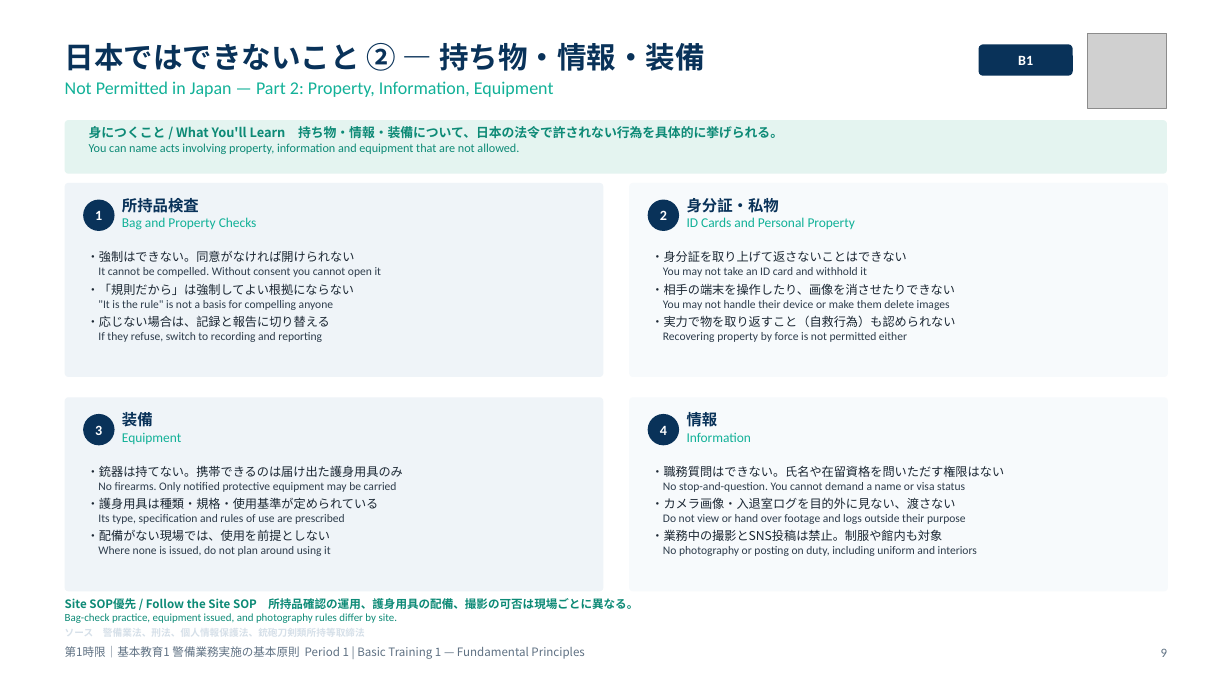
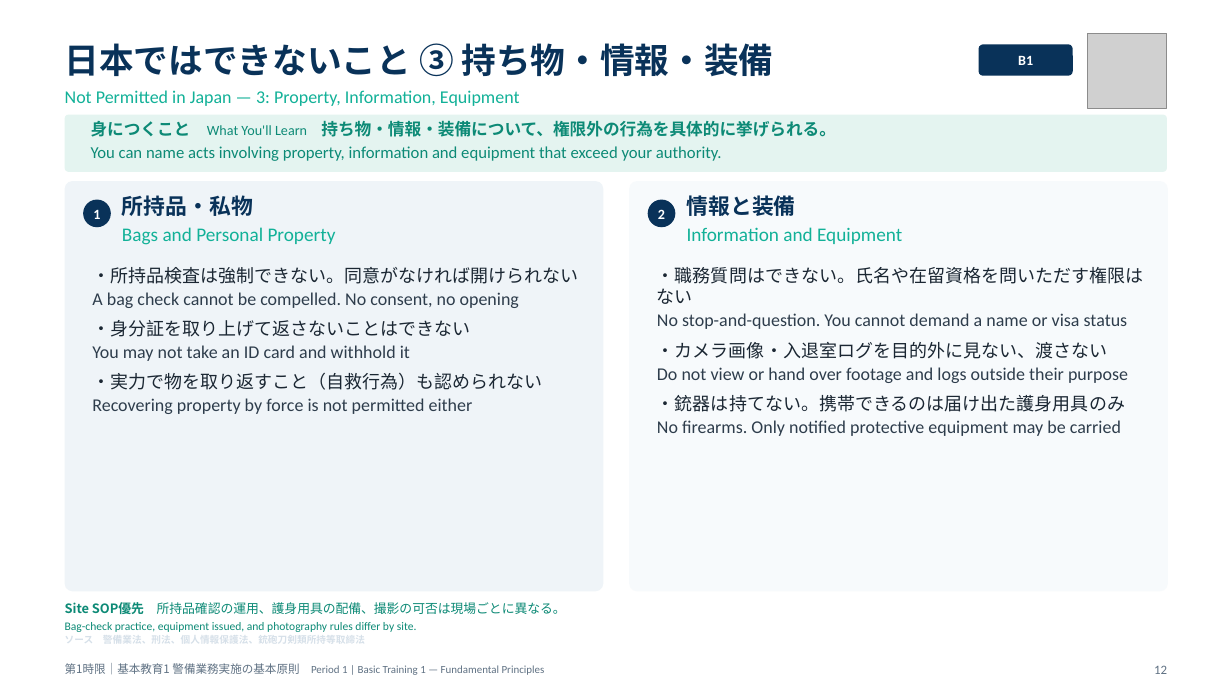
Before and after one commit to hrsmhiroshi-cpu/Training-, a slide deck: slide 12 of 新任講習/out/01_1限_警備業務実施の基本原則.pptx (slide 9 before the commit). Drawn at 1232x693 pixels with LibreOffice and Linux fonts; fonts in the diff are those of the drawing; grey boxes stand for pictures. Boxes give left, top, right and bottom in pixels: in the first picture for what was removed or moved away, otherwise in the second. Text is boxed around its words. In the diff, an @@ line names an element or a change of style, - is before the commit and + after.

```diff
--- a/新任講習/out/01_1限_警備業務実施の基本原則.pptx
+++ b/新任講習/out/01_1限_警備業務実施の基本原則.pptx
@@ text at [65,43,774,106]: text changed @@
-日本ではできないこと ② ― 持ち物・情報・装備
-Not Permitted in Japan — Part 2: Property, Information, Equipment
+日本ではできないこと ③ 持ち物・情報・装備
+Not Permitted in Japan — 3: Property, Information, Equipment
@@ rounded rectangle: place and size @@
-rounded rectangle at [65,120,1167,174]
+rounded rectangle at [65,115,1167,172]
@@ text at [91,120,836,137]: text changed; size 9.5 to 13 pt; font Calibri to Noto Sans CJK JP; bold on @@
-身につくこと / What You'll Learn 持ち物・情報・装備について、日本の法令で許されない行為を具体的に挙げられる。
-You can name acts involving property, information and equipment that are not allowed.
+身につくこと What You'll Learn 持ち物・情報・装備について、権限外の行為を具体的に挙げられる。
@@ text added at [91,146,722,161], 13 pt, text #0D8A76 @@
+You can name acts involving property, information and equipment that exceed your authority.
@@ rounded rectangle: place and size @@
-rounded rectangle at [65,397,604,592]
+rounded rectangle at [65,181,604,592]
@@ rounded rectangle removed at [65,183,604,377] @@
@@ ellipse "1": place and size @@
-ellipse "1" at [83,200,115,231]
+ellipse "1" at [83,200,111,227]
@@ text at [122,195,336,245]: text changed; size 10.5 to 15 pt @@
-所持品検査
-Bag and Property Checks
+所持品・私物
+Bags and Personal Property
@@ rounded rectangle: place and size @@
-rounded rectangle at [629,397,1168,592]
+rounded rectangle at [629,181,1168,592]
@@ rounded rectangle removed at [629,183,1168,377] @@
@@ ellipse "2": place and size @@
-ellipse "2" at [648,200,679,231]
+ellipse "2" at [648,200,676,227]
@@ text at [687,195,902,244]: text changed; size 9 to 15 pt; text colour #2E3D4C to #12B198 @@
-・身分証を取り上げて返さないことはできない
-You may not take an ID card and withhold it
-・相手の端末を操作したり、画像を消させたりできない
-You may not handle their device or make them delete images
-・実力で物を取り返すこと（自救行為）も認められない
-Recovering property by force is not permitted either
+情報と装備
+Information and Equipment
@@ text removed at [687,198,855,229] @@
-身分証・私物
-ID Cards and Personal Property
@@ text removed at [87,251,355,342] @@
-・強制はできない。同意がなければ開けられない
-It cannot be compelled. Without consent you cannot open it
-・「規則だから」は強制してよい根拠にならない
-"It is the rule" is not a basis for compelling anyone
-・応じない場合は、記録と報告に切り替える
-If they refuse, switch to recording and reporting
@@ text added at [92,267,578,414], 14 pt, text #2E3D4C @@
+・所持品検査は強制できない。同意がなければ開けられない
+A bag check cannot be compelled. No consent, no opening
+・身分証を取り上げて返さないことはできない
+You may not take an ID card and withhold it
+・実力で物を取り返すこと（自救行為）も認められない
+Recovering property by force is not permitted either
@@ text at [657,267,1143,383]: size 9.5 to 14 pt in "・職務質問はできない。氏名や在留資格を問いただす権限はない", "・カメラ画像・入退室ログを目的外に見ない、渡さない"; size 9 to 14 pt in "No stop-and-question. You cannot demand a name ...", "Do not view or hand over footage ..."; more space between paragraphs @@
@@ text "・職務質問はできない。氏名や在留資格を問いただす権限はない": place and size @@
-text "・職務質問はできない。氏名や在留資格を問いただす権限はない" at [651,465,1004,556]
+text "・職務質問はできない。氏名や在留資格を問いただす権限はない" at [657,267,1143,436]
@@ ellipse removed at [83,414,115,445] @@
-3
@@ ellipse removed at [648,414,679,445] @@
-4
@@ text at [657,395,1125,436]: text changed; size 9 to 14 pt @@
-・業務中の撮影とSNS投稿は禁止。制服や館内も対象
-No photography or posting on duty, including uniform and interiors
+・銃器は持てない。携帯できるのは届け出た護身用具のみ
+No firearms. Only notified protective equipment may be carried
@@ text removed at [687,410,751,442] @@
-情報
-Information
@@ text removed at [87,465,403,556] @@
-・銃器は持てない。携帯できるのは届け出た護身用具のみ
-No firearms. Only notified protective equipment may be carried
-・護身用具は種類・規格・使用基準が定められている
-Its type, specification and rules of use are prescribed
-・配備がない現場では、使用を前提としない
-Where none is issued, do not plan around using it
@@ text at [65,602,566,614]: text changed; size 8.5 to 10 pt; font Calibri to Noto Sans CJK JP @@
-Site SOP優先 / Follow the Site SOP 所持品確認の運用、護身用具の配備、撮影の可否は現場ごとに異なる。
-Bag-check practice, equipment issued, and photography rules differ by site.
+Site SOP優先 所持品確認の運用、護身用具の配備、撮影の可否は現場ごとに異なる。
@@ text at [65,622,417,632]: text changed; size 10.5 to 9 pt; text colour #12B198 to #0D8A76 @@
-装備
-Equipment
+Bag-check practice, equipment issued, and photography rules differ by site.
@@ text removed at [1161,649,1167,657] @@
-9
@@ text "第1時限｜基本教育1 警備業務実施の基本原則 Period 1 | ...": place and size @@
-text "第1時限｜基本教育1 警備業務実施の基本原則 Period 1 | ..." at [65,646,584,659]
+text "第1時限｜基本教育1 警備業務実施の基本原則 Period 1 | ..." at [65,663,545,675]
@@ text "第1時限｜基本教育1 警備業務実施の基本原則 Period 1 | ..." at [65,663,545,675]: size 9 to 8.5 pt, font Noto Sans CJK JP to Calibri in "Period 1 | Basic Training 1 — ..." @@
@@ text added at [1154,665,1167,674], 10 pt, text #5F7183 @@
+12
```
Also in this commit, not shown: 17 other slides changed, 7 slides added, 2 other files.
